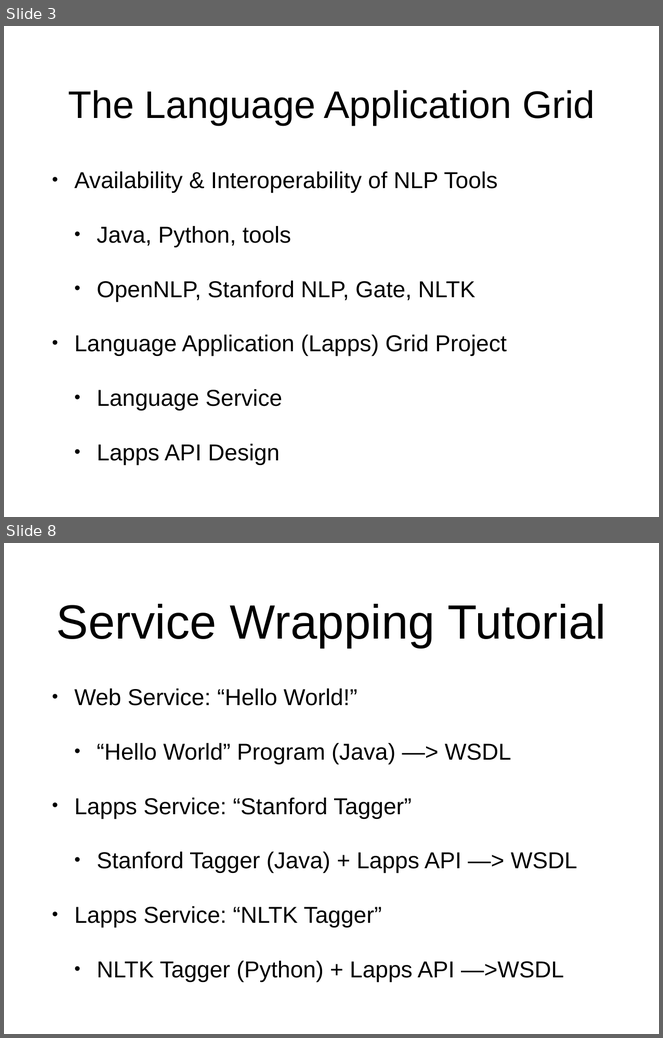
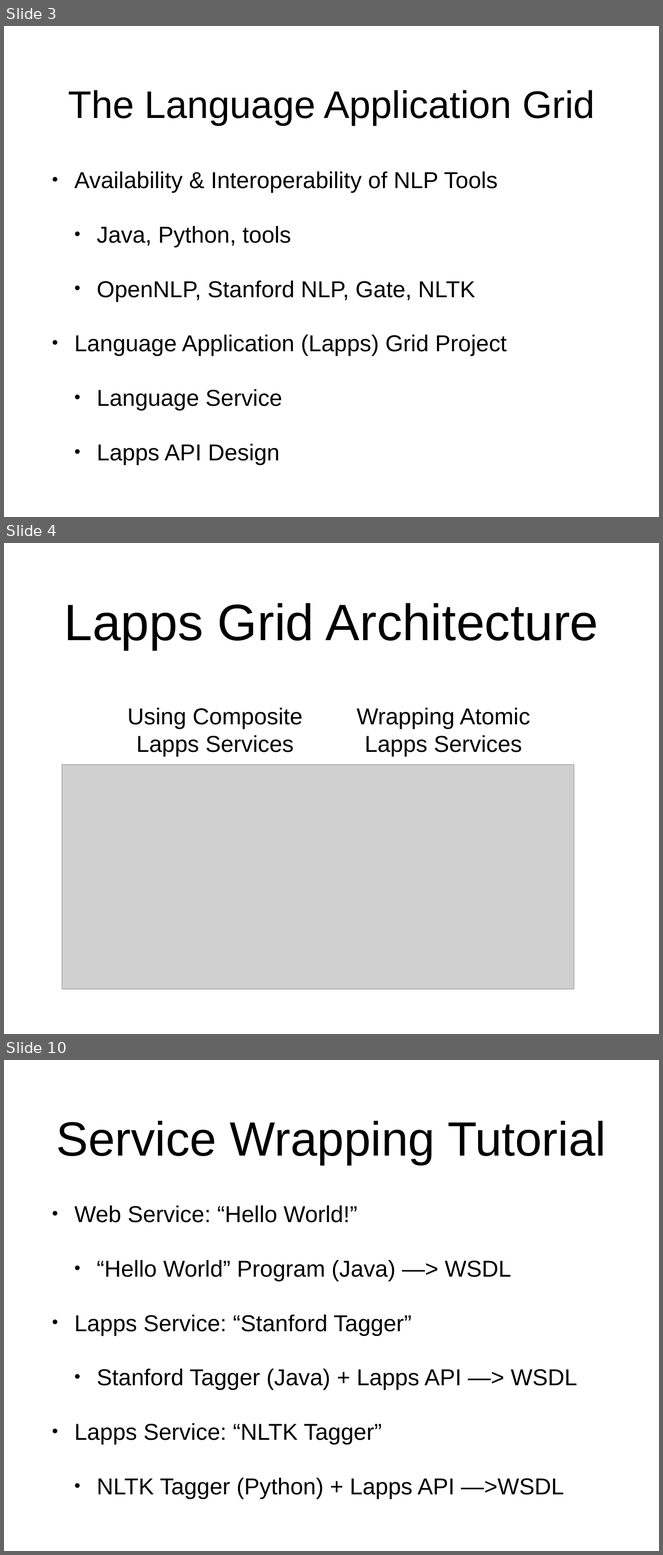
Before and after one commit to chunqishi/lrec2014_part2, a slide deck: lrec_service_wrapping 2014-05-20.pptx. Shown one above the other, each under a label of ours: slides 3 and 8 before the commit, slides 3, 4 and 10 after it; the slides between them are not shown. The pictures are 663x1038 and 663x1555 pixels, drawn with LibreOffice and Linux fonts; fonts in the diff are those of the drawing; grey boxes stand for pictures. Boxes give left, top, right and bottom in pixels: in the first picture for what was removed or moved away, otherwise in the second. Text is boxed around its words. In the diff, an @@ line names an element or a change of style, - is before the commit and + after.

```diff
--- a/lrec_service_wrapping 2014-05-20.pptx
+++ b/lrec_service_wrapping 2014-05-20.pptx
@@ slide 4 added at (x1=4, y1=543, x2=659, y2=1034), background #FFFFFF @@
@@ title added at (x1=64, y1=603, x2=599, y2=650), 80 pt, text #000000 @@
+Lapps Grid Architecture
@@ text added at (x1=127, y1=708, x2=303, y2=756), 36 pt, text #000000 @@
+Using Composite Lapps Services
@@ text added at (x1=357, y1=708, x2=530, y2=756), 36 pt, text #000000 @@
+Wrapping Atomic Lapps Services
@@ picture added at (x1=62, y1=765, x2=574, y2=990) @@
@@ what was slide 8 is now slide 10 @@
```
Also in this commit, not shown: 6 slides changed, 3 other slides added, 2 slides removed, 5 other files.
